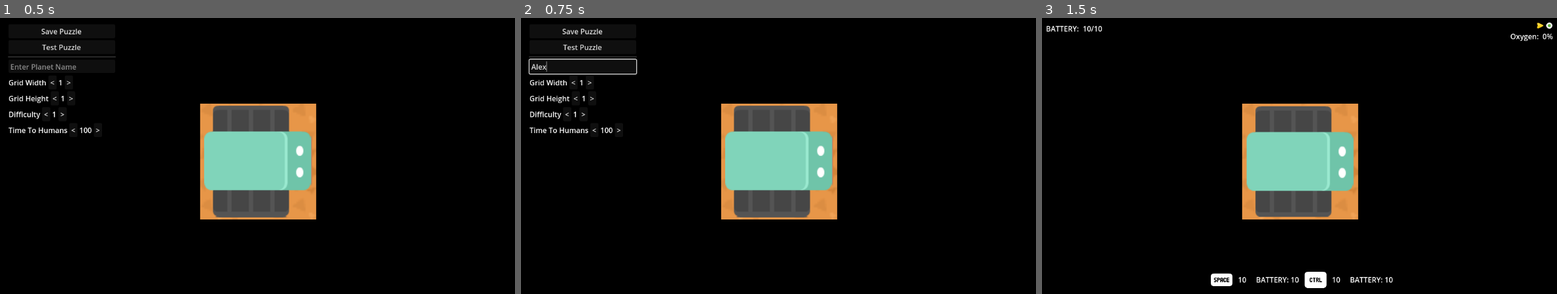
Above: before the commit, frames 1-3 (left to right).
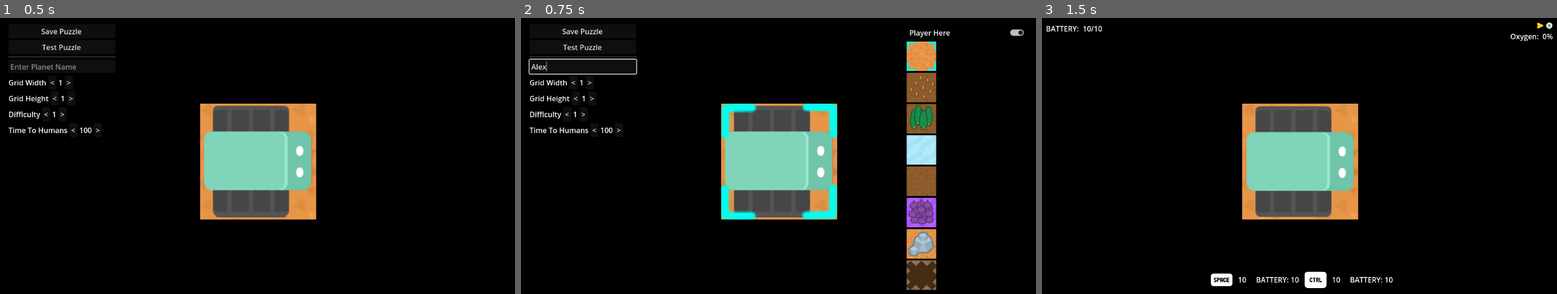
Above: after the commit, the same moments.

Repository: bardunbar/galway-game-jam-23
Game: Godot game, scene res://screens/puzzle_editor/puzzle_editor.tscn
The game is run twice, just before and just after one commit, with the same random seed, the same clock (stepped at 60 frames per second) and the same inputs. This scene is started directly instead of the project's main scene.
Inputs (mouse positions are in pixels of both pictures, inside the frame that each line leads up to):
- Up to frame 1 (0.5 s): no input
- Up to frame 2 (0.75 s): click (582, 67) at 0.52 s; type "Alex" at 0.6 s
- Up to frame 3 (1.5 s): click "Test Puzzle" at 1.25 s

Frame 1 is identical in both runs. In frame 2, 6.8% of the frame differs, in the area x 38-98%, y 4-99%; in frame 3, nothing differs.

Commit message:
adding arrow nav to editor

Diff:
--- a/project/screens/puzzle_editor/Widgets/rotator.gd
+++ b/project/screens/puzzle_editor/Widgets/rotator.gd
@@ -1,4 +1,5 @@
 extends HBoxContainer
+class_name Rotator
 
 @export var label: String
 @export var min_value: int = 0
@@ -25,3 +26,7 @@
 	cur_value = clamp(cur_value + increment, min_value, max_value)
 	value_label.text = str(cur_value)
 	on_value_changed.emit(cur_value)
+
+func set_value(new_value: int):
+	cur_value = clamp(new_value, min_value, max_value)
+	value_label.text = str(cur_value)
--- a/project/screens/puzzle_editor/puzzle_editor.gd
+++ b/project/screens/puzzle_editor/puzzle_editor.gd
@@ -11,6 +11,11 @@
 @onready var tile_options_grid:GridContainer = $InterfaceLayer/TileOptionsContainer/TileGrid
 @onready var player_sprite:Sprite2D = $PlayerLocation
 @onready var is_player_toggle:CheckButton = $InterfaceLayer/TileOptionsContainer/IsPlayer
+@onready var planet_name_input:LineEdit = $InterfaceLayer/VBoxContainer/PlanetName
+@onready var grid_width_rotator:Rotator = $InterfaceLayer/VBoxContainer/GridWidth
+@onready var grid_height_rotator:Rotator = $InterfaceLayer/VBoxContainer/GridHeight
+@onready var difficutly_rotator:Rotator = $InterfaceLayer/VBoxContainer/Difficulty
+@onready var time_until_humans_rotator:Rotator = $InterfaceLayer/VBoxContainer/TimeUntilHumans
 
 var planet_name: String = "PlanetX"
 var grid_width: int = 1
@@ -42,6 +47,11 @@
 		print("An error happened while saving data: ", error)
 
 func _ready() -> void:
+	if TileGlobals.cur_testing_level != null:
+		_setup_level(TileGlobals.cur_testing_level)
+		TileGlobals.cur_testing_level = null
+		# TODO: check failure
+
 	_update_grid()
 	grid.connect("on_mouse_entered_tile", _on_new_tile_selected)
 	# Build Tile options grid
@@ -65,7 +75,21 @@
 	if event.is_action_pressed("game_open_play_menu"):
 		interface_layer.add_child(play_menu.instantiate())
 		get_viewport().set_input_as_handled()
-
+	var movementDirection: Vector2i = Vector2i.ZERO
+	if event.is_action_pressed("move_right"):
+		movementDirection.x = 1
+	elif event.is_action_pressed("move_left"):
+		movementDirection.x = -1
+	elif event.is_action_pressed("move_down"):
+		movementDirection.y = 1
+	elif event.is_action_pressed("move_up"):
+		movementDirection.y = -1
+	if movementDirection != Vector2i.ZERO:
+		var new_pos = Vector2.ZERO
+		if selected_tile != null:
+			new_pos = selected_tile.grid_position + Vector2(movementDirection.x, movementDirection.y)
+		if grid.is_valid_tile_loc(new_pos.x, new_pos.y):
+			_on_new_tile_selected(grid.get_tile(new_pos.x, new_pos.y))
 
 func _on_new_tile_selected(tile: Tile):
 	if selected_tile != null:
@@ -93,7 +117,22 @@
 	var planet_path = "res://resources/levels/%s.tres" % planet_name
 	if ResourceLoader.exists(planet_path):
 		var definition : LevelDefinition = load(planet_path)
-		grid.import_from_resource(definition)
+		_setup_level(definition)
+
+func _setup_level(level: LevelDefinition):
+	grid.import_from_resource(level)
+	planet_name = level.name
+	grid_width = level.grid_width
+	grid_height = level.grid_height
+	difficulty = level.difficulty
+	time_until_humans = level.time_until_humans
+	player_start_loc = Vector2(level.start_location.x, level.start_location.y)
+
+	planet_name_input.text = planet_name
+	grid_width_rotator.set_value(grid_width)
+	grid_height_rotator.set_value(grid_height)
+	difficutly_rotator.set_value(difficulty)
+	time_until_humans_rotator.set_value(time_until_humans)
 
 func _on_grid_width_value_changed(new_value: int) -> void:
 	grid_width = new_value
